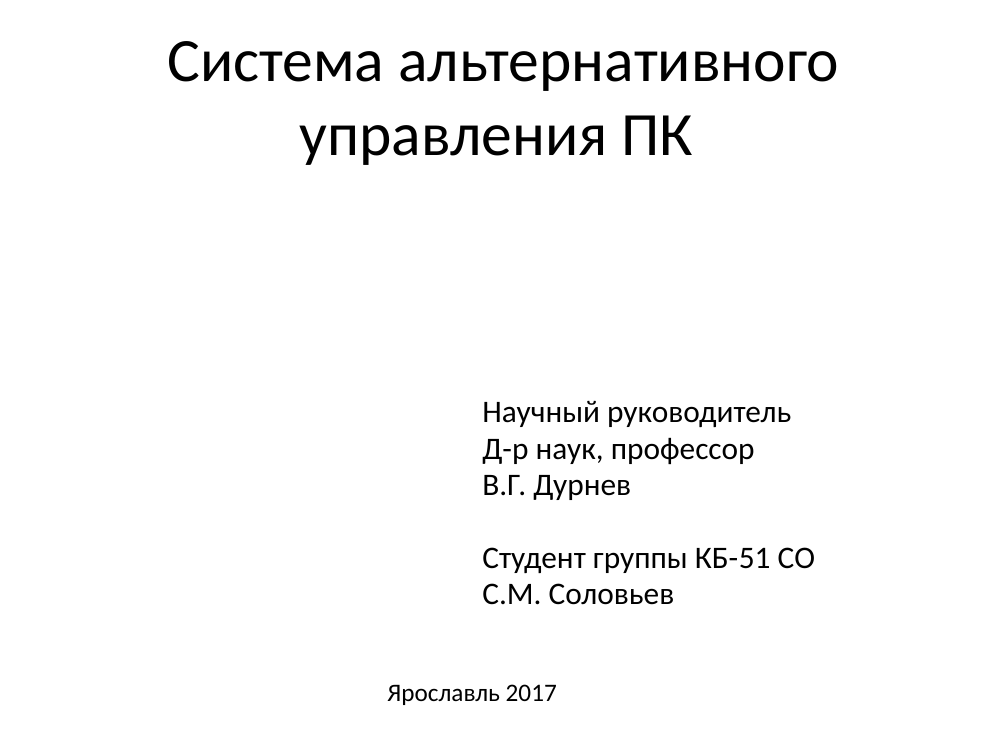
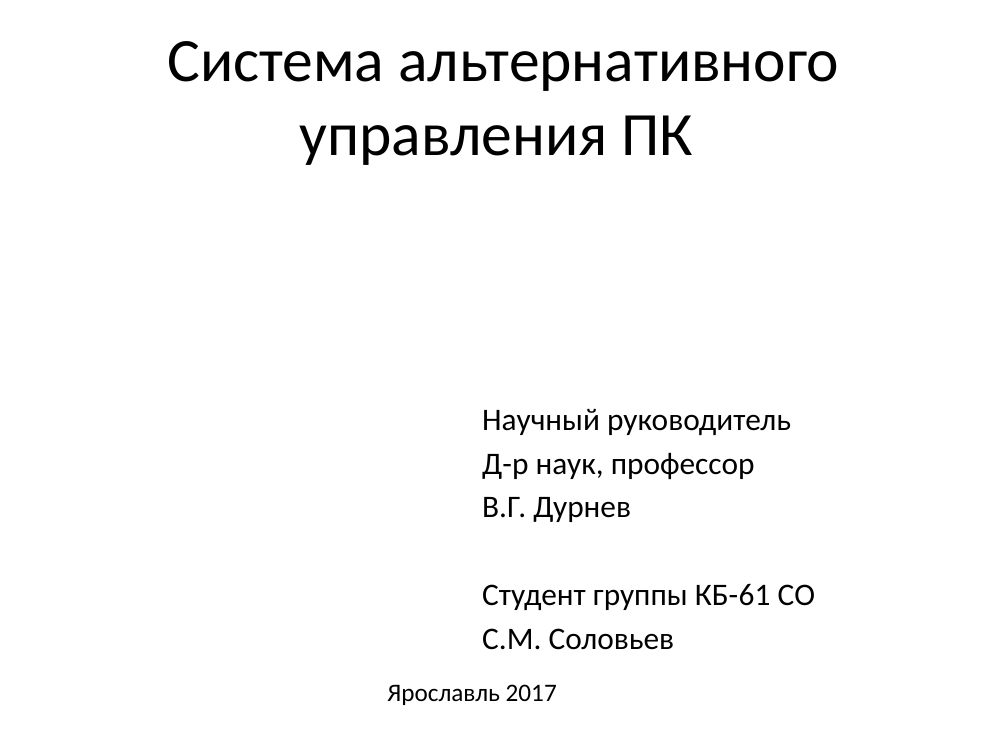
Before and after one commit to takentui/EyeWindowsController, a slide deck: slide 1 of Система альтернативного управления ПК.pptx. Drawn at 1008x756 pixels with LibreOffice and Linux fonts; fonts in the diff are those of the drawing. Boxes give left, top, right and bottom in pixels: in the first picture for what was removed or moved away, otherwise in the second. Text is boxed around its words. In the diff, an @@ line names an element or a change of style, - is before the commit and + after.

```diff
--- a/Система альтернативного управления ПК.pptx
+++ b/Система альтернативного управления ПК.pptx
@@ text at [482,408,791,650]: line spacing 0.8 to 1 @@
@@ text at [482,583,815,610]: text changed @@
-Студент группы КБ-51 СО
+Студент группы КБ-61 СО
```
Also in this commit, not shown: 6 other slides changed, 1 slide added, 1 slide removed, 34 other files.
